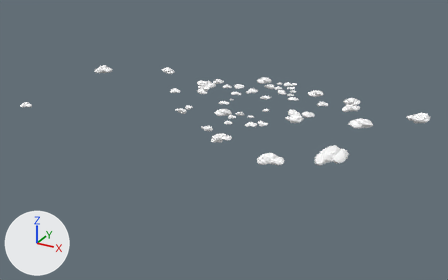
A saved change to the glTF model client/public/assets/models/Nuages.glb.
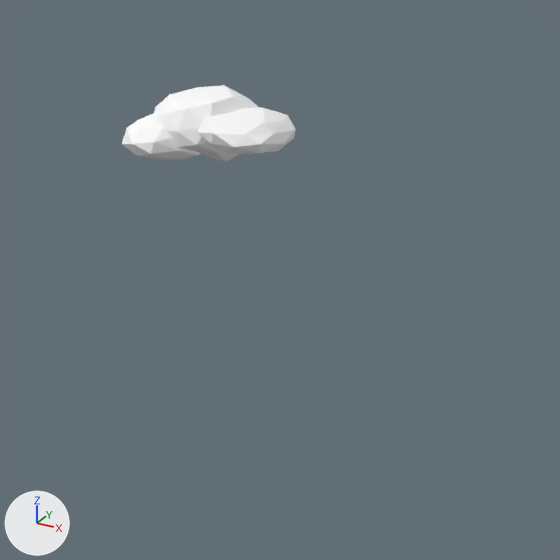
The first picture shows the older version from a 50 mm lens placed at (303.0, -764.0, 244.0), pointed at (-2.0, -210.0, -33.0). The close-ups show both versions on the part from 18% to 31% of the width and 20% to 41% of the height of that picture; other places that the commit changed are outside them. Lighting does not change. The marker at lower left points along +X, +Y and +Z. Where no turn or scale is listed for an object, it has been applied to the vertices.

The first close-up shows 'Nuage05.020'.
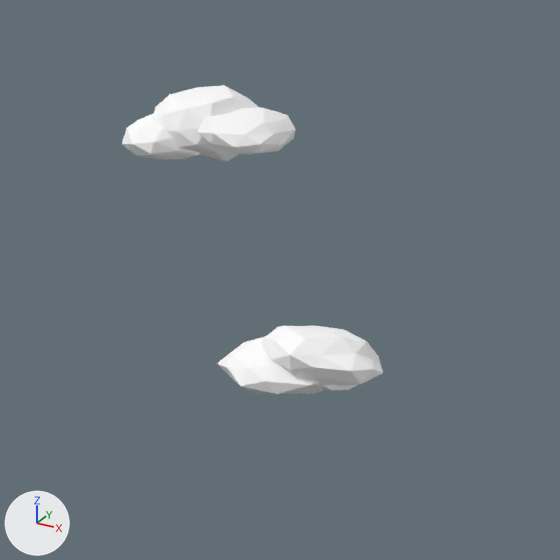
The newer file is also turned or shifted as a whole; pictures and numbers use the older file's frame.

What the commit changed:
Mesh me_icosphere_075_1 is new.
It has 126 vertices, 240 faces and spans x -12.7..7.4, y -8.9..6.3, z -2.6..5.4.
It uses material mat_nuagematerial (white #ffffff).
Object 'Nuage01.011' (ob_nuage01_011) is new; it shows me_icosphere_075_1.
Its location is (-122.3, -242.1, 9.1).

Location of each change, (x1, y1, x2, y2) in pixels of the close-ups (560 x 560 px):
'Nuage01.011', added: after (217, 325, 383, 394)
